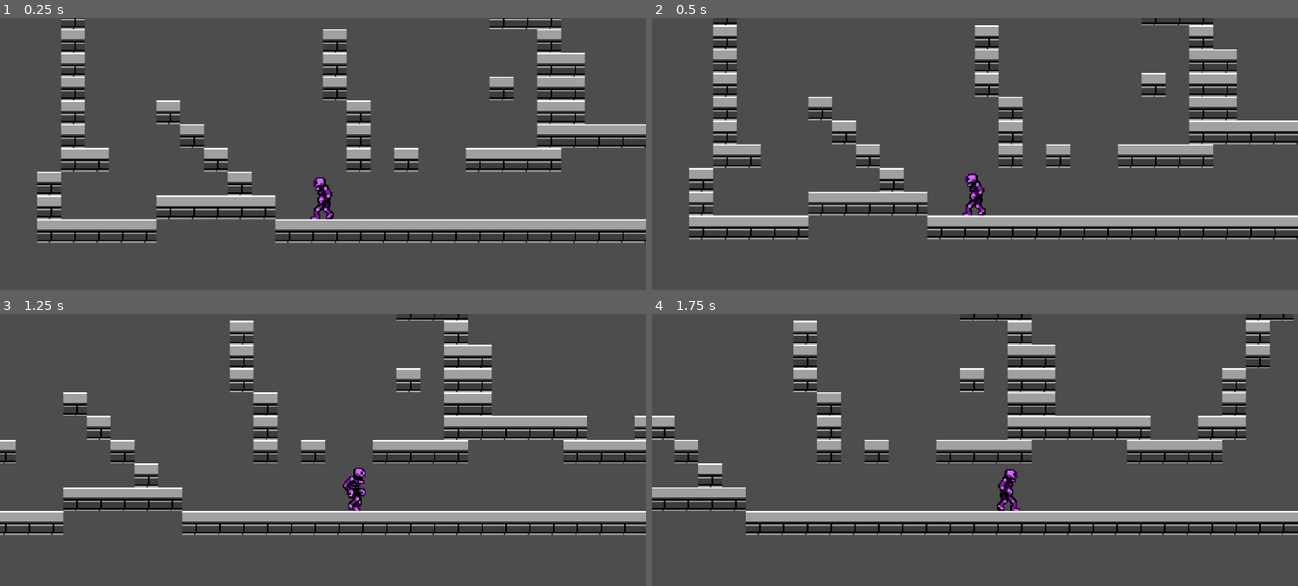
Above: before the commit, frames 1-4 (two rows, left to right).
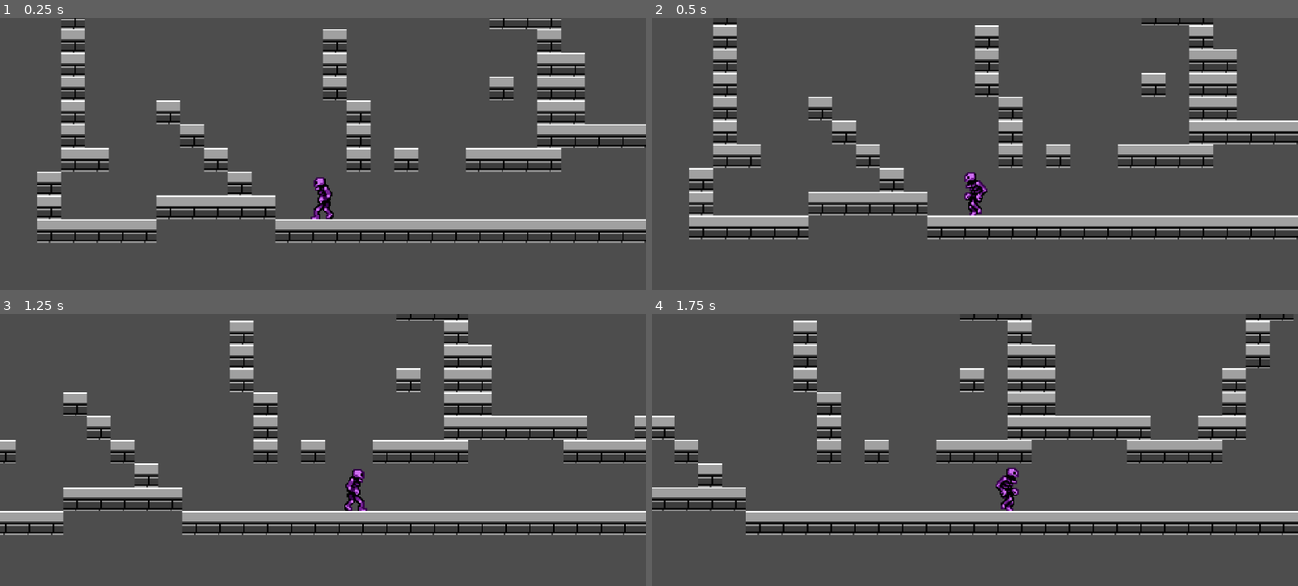
Above: after the commit, the same moments.

Repository: MarcusAureliusNV/Skull-Fall-Gravity-Call
Game: Godot game, scene res://game.tscn
Same seed, same stepped clock (60 frames per second), same inputs: the game is played once before the commit and once after it.
Inputs:
- Up to frame 1 (0.25 s): no input
- Up to frame 2 (0.5 s): no input
- Up to frame 3 (1.25 s): hold D (right) from 0.53 s (still down); tap W (up) at 0.6, 0.77, 1.07 s
- Up to frame 4 (1.75 s): keep holding D (right); tap W (up) at 1.35, 1.52 s

Frame 1 is identical in both runs. In frame 2, 0.4% of the frame differs, in the area x 48-52%, y 56-73%; in frame 3, 0.4%; in frame 4, 0.4%, in the area x 53-57%, y 56-73%.

Commit message:
Commentary Update

Diff:
--- a/game.gd
+++ b/game.gd
@@ -1,24 +1,27 @@
 extends Node2D
 
+# Array used to randomly generate the next gravity change
 var grav_list = ["down", "up", "left", "right"]
 
-var prev  = ""
-func _on_timer_timeout() -> void:
-	var elec = grav_list.pick_random()
-	while prev  == elec:
+
+var prev  = ""	#Declared to is isn't null and making it comparable
+func _on_timer_timeout() -> void: # Signal from the Gravity Timer
+	var elec = grav_list.pick_random()	# Function to randomly take one element from the array
+	while prev  == elec:	# While to make sure it doesn't repeat, making the gravity last double
 		elec = grav_list.pick_random()
 	if elec != prev :
-		prev  = elec
+		prev  = elec	# Changing the value of a variable out of a function saves it for later
 
-	print("Gravity: " + elec)
+	print("Gravity: " + elec)	# Debug
 
-	$Skeleton.grav_to(elec)
+	$Skeleton.grav_to(elec) # Calling the function so it changes the player's gravity
 
 	var phys_vector = Vector2.DOWN
 
 	if elec == "down": phys_vector = Vector2.DOWN
 	elif elec == "up": phys_vector = Vector2.UP
 	elif elec == "right": phys_vector = Vector2.RIGHT
-	elif elec == "left": phys_vector = Vector2.LEFT
+	elif elec == "left": phys_vector = Vector2.LEFT	# Declared as a vector and then comparing to the array value
 
+	# Basically changes the global gravity from the game so it doesn't have to be applied to every other moving scene in the game
 	PhysicsServer2D.area_set_param(get_world_2d().space, PhysicsServer2D.AREA_PARAM_GRAVITY_VECTOR, phys_vector)
--- a/game.tscn
+++ b/game.tscn
@@ -452,8 +452,8 @@
 tile_map_data = PackedByteArray("AAAMAA8AAQAAAAAAAAANAA8AAQAAAAAAAAAOAA8AAQAAAAAAAAAPAA8AAQAAAAAAAAAQAA8AAQAAAAAAAAARAA …(2208 unchanged characters)…
 tile_set = SubResource("TileSet_fc0e3")
 
-[node name="Timer" type="Timer" parent="."]
+[node name="Gravity Timer" type="Timer" parent="."]
 wait_time = 6.0
 autostart = true
 
-[connection signal="timeout" from="Timer" to="." method="_on_timer_timeout"]
+[connection signal="timeout" from="Gravity Timer" to="." method="_on_timer_timeout"]
--- a/skeleton.gd
+++ b/skeleton.gd
@@ -1,5 +1,6 @@
 extends CharacterBody2D
 
+# Movement constants
 const SPEED = 120.0
 const JUMP_F = 220.0
 const GRAV = 700.0
@@ -7,6 +8,7 @@
 # initial gravity
 var grav_dir = "down"
 
+# Changes the animated sprite name so it's shorter and waits until the game loaded to use it
 @onready var anim: AnimatedSprite2D = %AnimatedSprite2D
 
 func _physics_process(delta):
@@ -19,10 +21,10 @@
 	elif grav_dir == "right":
 		velocity.x += GRAV * delta
 	elif grav_dir == "left":
-		velocity.x -= GRAV * delta
+		velocity.x -= GRAV * delta	# Depending on the array parameter value, it changes the velocity vector so the gravity swaps
 
 	# --- JUMP ---
-	if Input.is_action_just_pressed("up") and is_on_floor():
+	if Input.is_action_just_pressed("up") and is_on_floor():	# Makes it so it can only jump when grounded and pressing the assigned key
 		# Saltamos hacia el lado contrario de la gravedad
 		if grav_dir == "down":
 			velocity.y = -JUMP_F
@@ -31,10 +33,10 @@
 		elif grav_dir == "right":
 			velocity.x = -JUMP_F
 		elif grav_dir == "left":
-			velocity.x = JUMP_F
+			velocity.x = JUMP_F	# "UP" changes depending on the gravity
 
 	# --- MOVEMENT ---
-	var mov = Input.get_axis("left", "right")
+	var mov = Input.get_axis("left", "right")	# Basic movement input
 
 	if grav_dir == "down" or grav_dir == "up":
 		if mov:
@@ -53,25 +55,25 @@
 			velocity.y = -mov * SPEED
 		else:
 			velocity.y = move_toward(velocity.y, 0, SPEED)
-
+	# Upper lines changes the behaviour of the keys depending on the gravity. Right one is inverted so it feels better playing.
 
 	# --- ANIMATIONS ---
-	if velocity.length() > 20:
-		anim.play("move")
+	if velocity.length():
+		anim.play("move")	# Looped until it doesn't move
 		if grav_dir == "up":
 			if mov > 0: anim.flip_h = false
-			elif mov < 0: anim.flip_h = true
+			elif mov < 0: anim.flip_h = true	# Flipping is inverted when gravity is going up, so I had to make another if
 		else:
 			if mov > 0: anim.flip_h = true
-			elif mov < 0: anim.flip_h = false
+			elif mov < 0: anim.flip_h = false	# Normal flipping for the rest of the gravities
 	else:
 		anim.stop() # no idle animation yet
 
-	rotate_sprite()
+	rotate_sprite()	# Calls function, explained lower
 
 	move_and_slide()
 
-func rotate_sprite():
+func rotate_sprite():	# Uses degrees to rotate the sprite depending on the gravity
 	if grav_dir == "down":
 		rotation_degrees = 0
 		up_direction = Vector2.UP
